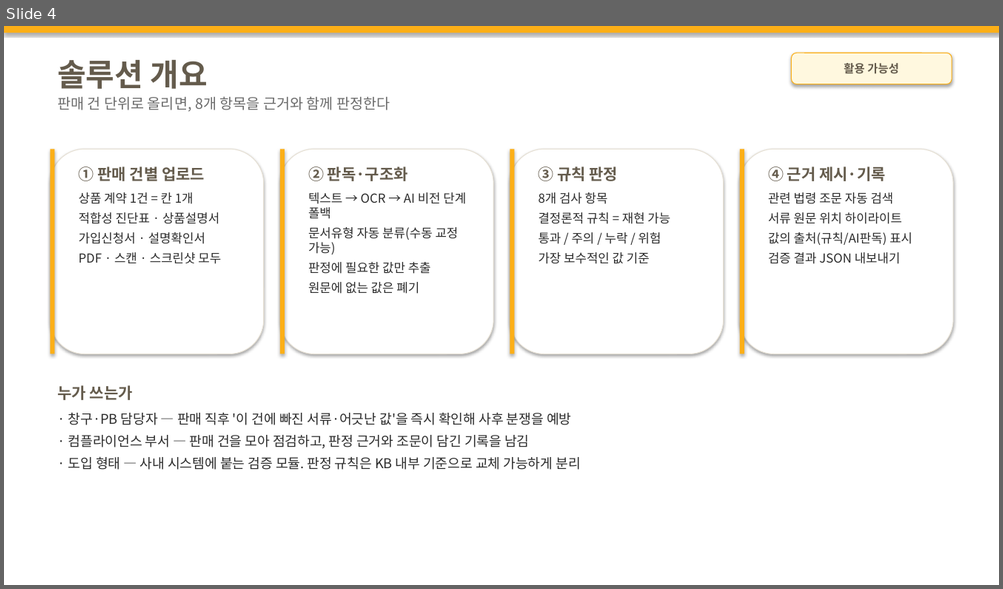
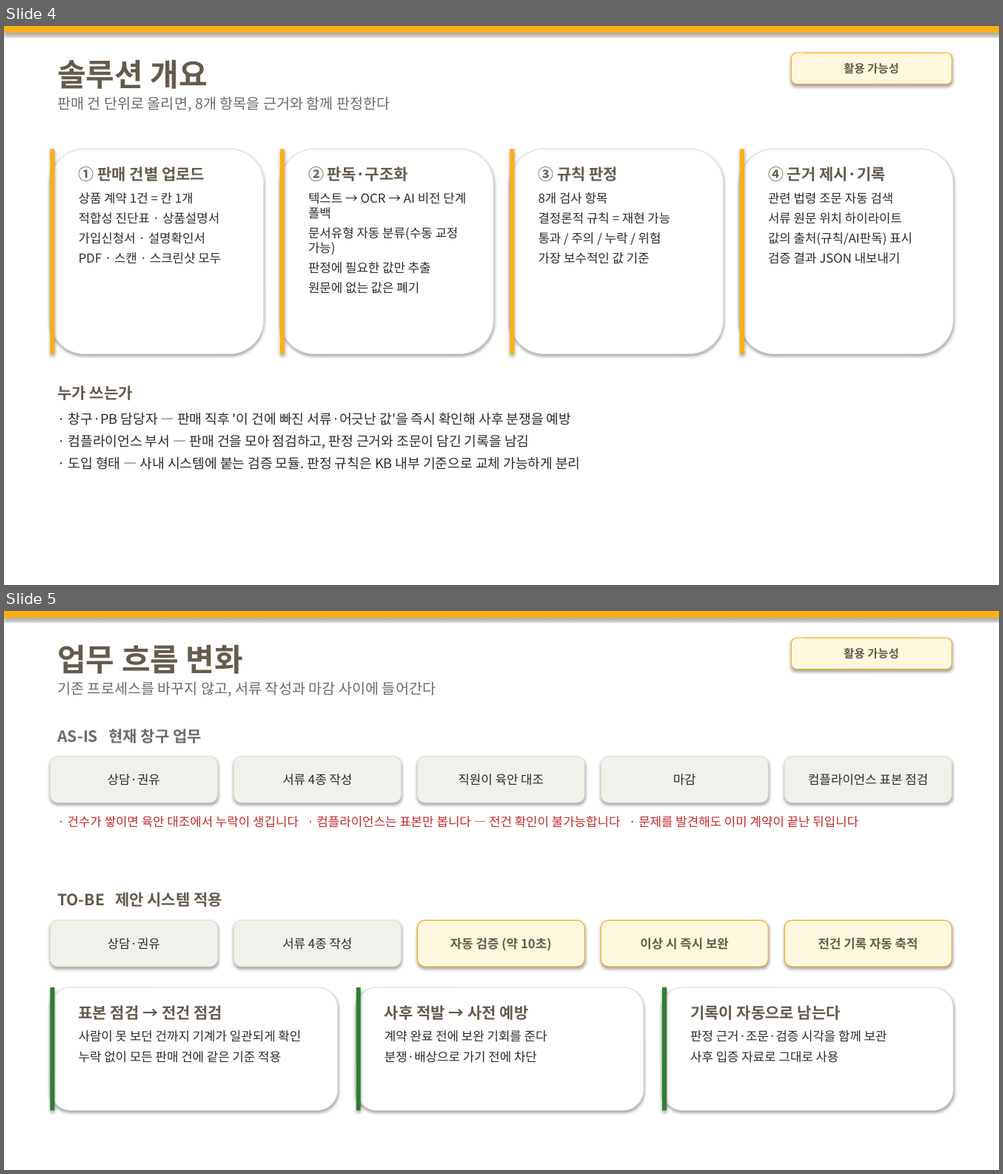
Before and after one commit to M0282/26KBAI_LW, a slide deck: docs/기술설명서_초안.pptx. Shown one above the other, each under a label of ours: slide 4 before the commit, slides 4 and 5 after it. The pictures are 1003x589 and 1003x1174 pixels, drawn with LibreOffice and Linux fonts; fonts in the diff are those of the drawing. Boxes give left, top, right and bottom in pixels: in the first picture for what was removed or moved away, otherwise in the second. Text is boxed around its words. In the diff, an @@ line names an element or a change of style, - is before the commit and + after.

```diff
--- a/docs/기술설명서_초안.pptx
+++ b/docs/기술설명서_초안.pptx
@@ slide 5 added at <box>4,611,999,1170</box>, background #FFFFFF @@
@@ rectangle added at <box>4,611,999,618</box>, fill #FCAF17 @@
@@ text added at <box>57,645,435,697</box>, 14 pt, text #6B6B6B @@
+업무 흐름 변화
+기존 프로세스를 바꾸지 않고, 서류 작성과 마감 사이에 들어간다
@@ rounded rectangle added at <box>791,638,951,669</box>, fill #FFF8DF, outline #FCAF17 0.75 pt, 11 pt, text #645B4C, bold @@
+활용 가능성
@@ text added at <box>57,729,202,743</box>, 15 pt, text #6B6B6B, bold @@
+AS-IS 현재 창구 업무
@@ rounded rectangle added at <box>51,757,217,803</box>, fill #F2F0EB, outline #E6E0D4 0.75 pt, 12 pt, text #2B2B2B @@
+상담·권유
@@ rounded rectangle added at <box>234,757,401,803</box>, fill #F2F0EB, outline #E6E0D4 0.75 pt, 12 pt, text #2B2B2B @@
+서류 4종 작성
@@ rounded rectangle added at <box>418,757,584,803</box>, fill #F2F0EB, outline #E6E0D4 0.75 pt, 12 pt, text #2B2B2B @@
+직원이 육안 대조
@@ rounded rectangle added at <box>601,757,768,803</box>, fill #F2F0EB, outline #E6E0D4 0.75 pt, 12 pt, text #2B2B2B @@
+마감
@@ rounded rectangle added at <box>785,757,951,803</box>, fill #F2F0EB, outline #E6E0D4 0.75 pt, 12 pt, text #2B2B2B @@
+컴플라이언스 표본 점검
@@ text added at <box>68,816,858,828</box>, 12 pt, text #C62828 @@
+· 건수가 쌓이면 육안 대조에서 누락이 생깁니다 · 컴플라이언스는 표본만 봅니다 — 전건 확인이 불가능합니다 · 문제를 발견해도 이미 계약이 끝난 뒤입니다
@@ text added at <box>57,892,222,907</box>, 15 pt, text #645B4C, bold @@
+TO-BE 제안 시스템 적용
@@ rounded rectangle added at <box>51,920,217,967</box>, fill #F2F0EB, outline #E6E0D4 0.75 pt, 12 pt, text #2B2B2B @@
+상담·권유
@@ rounded rectangle added at <box>234,920,401,967</box>, fill #F2F0EB, outline #E6E0D4 0.75 pt, 12 pt, text #2B2B2B @@
+서류 4종 작성
@@ rounded rectangle added at <box>418,920,584,967</box>, fill #FFF8DF, outline #FCAF17 0.75 pt, 12 pt, text #645B4C, bold @@
+자동 검증 (약 10초)
@@ rounded rectangle added at <box>601,920,768,967</box>, fill #FFF8DF, outline #FCAF17 0.75 pt, 12 pt, text #645B4C, bold @@
+이상 시 즉시 보완
@@ rounded rectangle added at <box>785,920,951,967</box>, fill #FFF8DF, outline #FCAF17 0.75 pt, 12 pt, text #645B4C, bold @@
+전건 기록 자동 축적
@@ rounded rectangle added at <box>51,988,338,1111</box>, fill #FFFFFF, outline #E6E0D4 0.75 pt @@
@@ rectangle added at <box>51,988,55,1111</box>, fill #2E7D32 @@
@@ rounded rectangle added at <box>356,988,643,1111</box>, fill #FFFFFF, outline #E6E0D4 0.75 pt @@
@@ rectangle added at <box>356,988,361,1111</box>, fill #2E7D32 @@
@@ rounded rectangle added at <box>662,988,953,1111</box>, fill #FFFFFF, outline #E6E0D4 0.75 pt @@
@@ rectangle added at <box>662,988,666,1111</box>, fill #2E7D32 @@
@@ text added at <box>79,1005,301,1063</box>, 12 pt, text #2B2B2B @@
+표본 점검 → 전건 점검
+사람이 못 보던 건까지 기계가 일관되게 확인
+누락 없이 모든 판매 건에 같은 기준 적용
@@ text added at <box>384,1005,547,1063</box>, 12 pt, text #2B2B2B @@
+사후 적발 → 사전 예방
+계약 완료 전에 보완 기회를 준다
+분쟁·배상으로 가기 전에 차단
@@ text added at <box>690,1005,887,1063</box>, 12 pt, text #2B2B2B @@
+기록이 자동으로 남는다
+판정 근거·조문·검증 시각을 함께 보관
+사후 입증 자료로 그대로 사용
```
Also in this commit, not shown: 1 slide changed, 2 other slides added, 2 other files.
